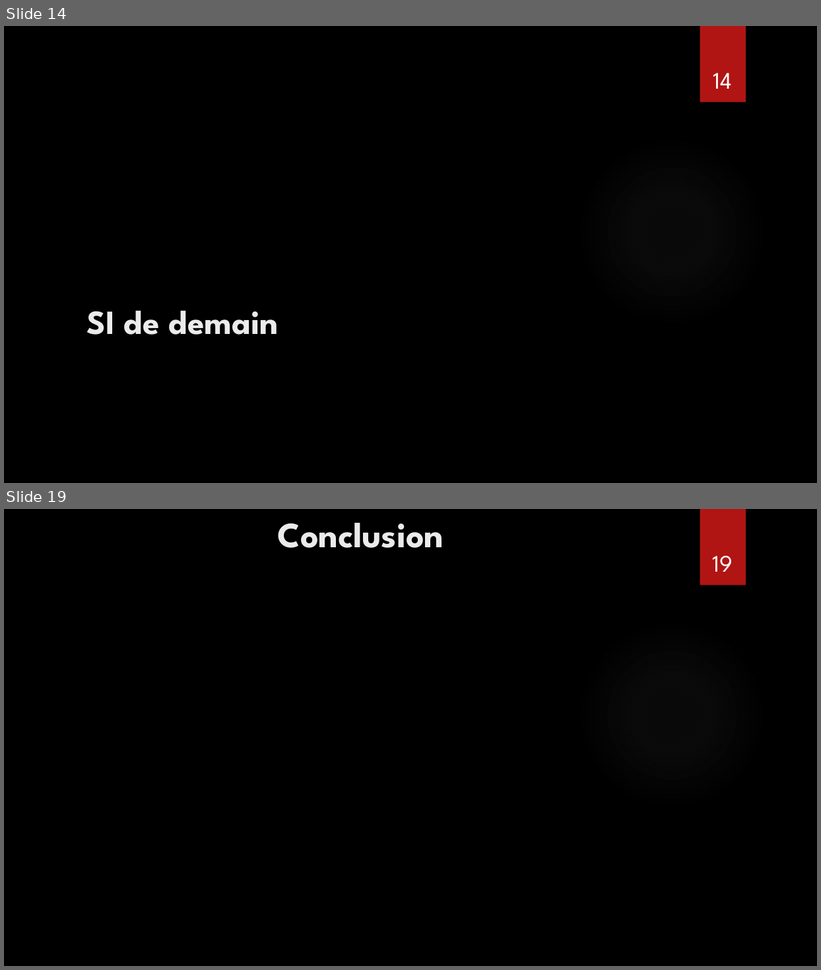
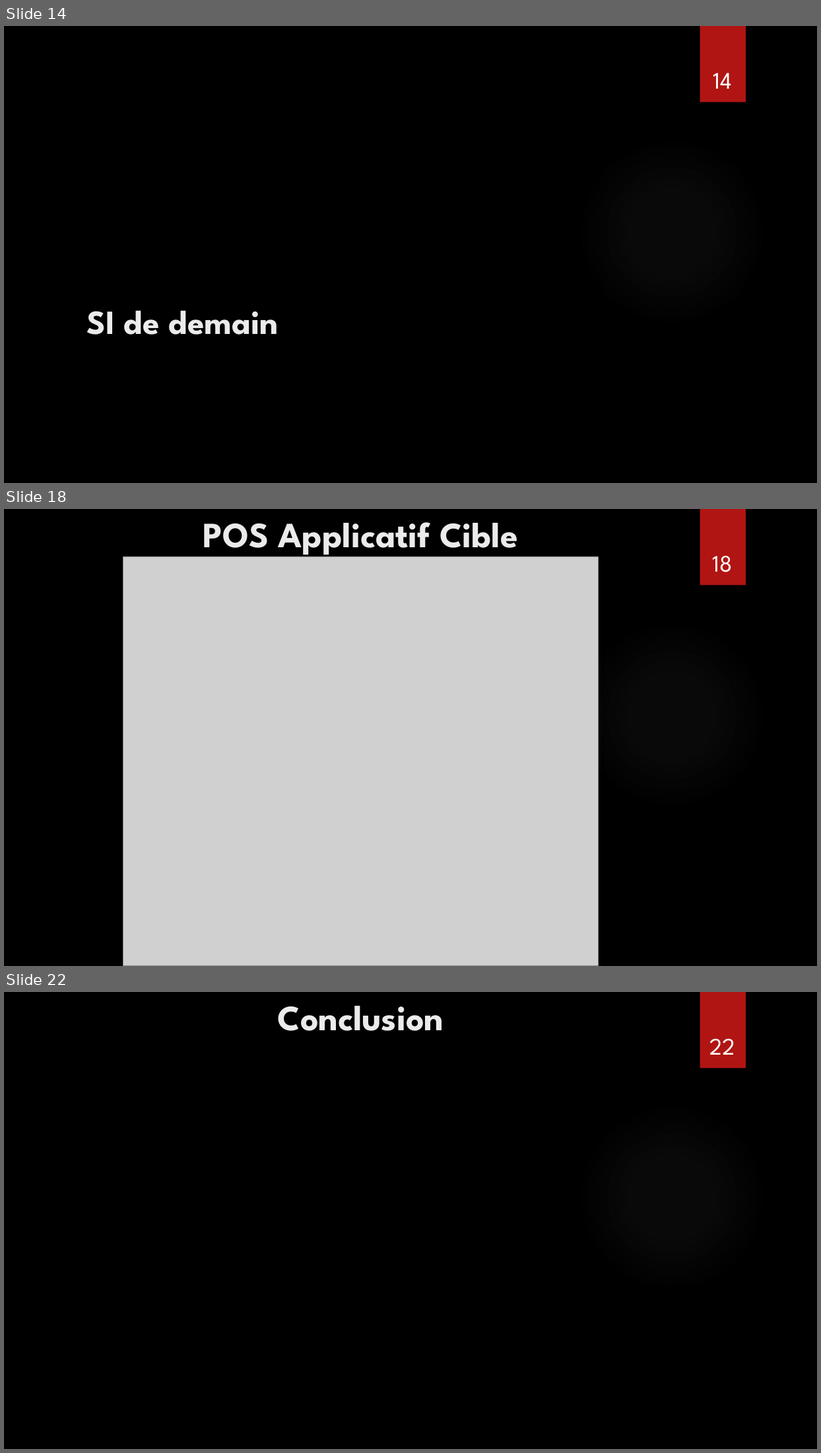
Before and after one commit to CNAM-MPIR/210_Project, a slide deck: Project/MPI_NPE_Presentation NFE210.pptx. Shown one above the other, each under a label of ours: slides 14 and 19 before the commit, slides 14, 18 and 22 after it; the slides between them are not shown. The pictures are 821x970 and 821x1453 pixels, drawn with LibreOffice and Linux fonts; fonts in the diff are those of the drawing; grey boxes stand for pictures; background and template pictures are left out. Boxes give left, top, right and bottom in pixels: in the first picture for what was removed or moved away, otherwise in the second. Text is boxed around its words. In the diff, an @@ line names an element or a change of style, - is before the commit and + after.

```diff
--- a/Project/MPI_NPE_Presentation NFE210.pptx
+++ b/Project/MPI_NPE_Presentation NFE210.pptx
@@ slide 18 added at (4,509,817,966), background picture (left out); not listed: 2 template elements that a slide beside it also shows @@
@@ title added at (203,522,518,558), 42 pt, text #EBEBEB, bold @@
+POS Applicatif Cible
@@ picture added at (123,557,598,966) @@
@@ page number added at (712,556,732,572), 28 pt, text #FFFFFF @@
+18
@@ what was slide 19 is now slide 22 @@
@@ page number at (710,1039,735,1055): text changed @@
-19
+22
```
Also in this commit, not shown: 2 slides changed, 4 other slides added, 2 slides removed, 2 other files.
